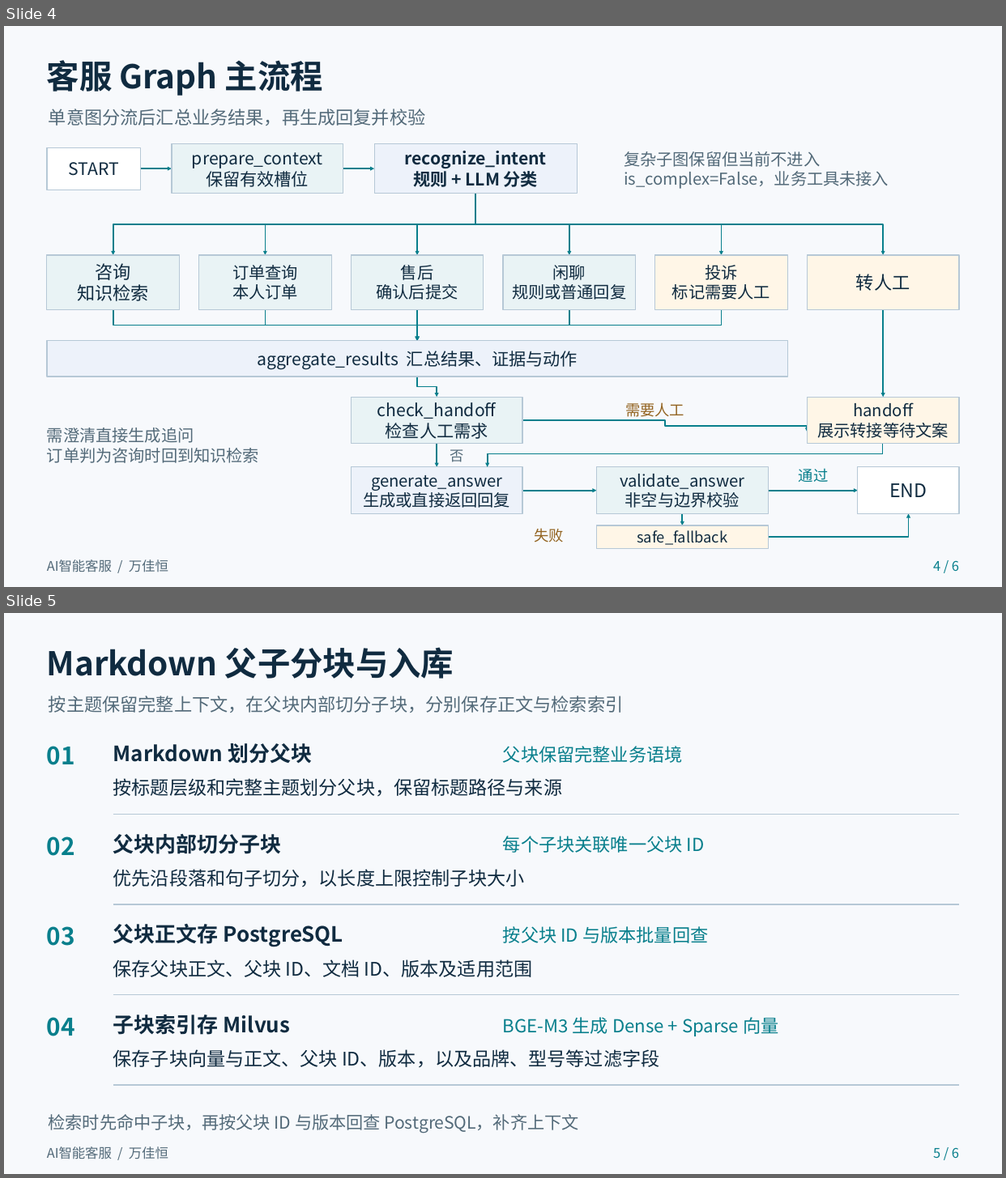
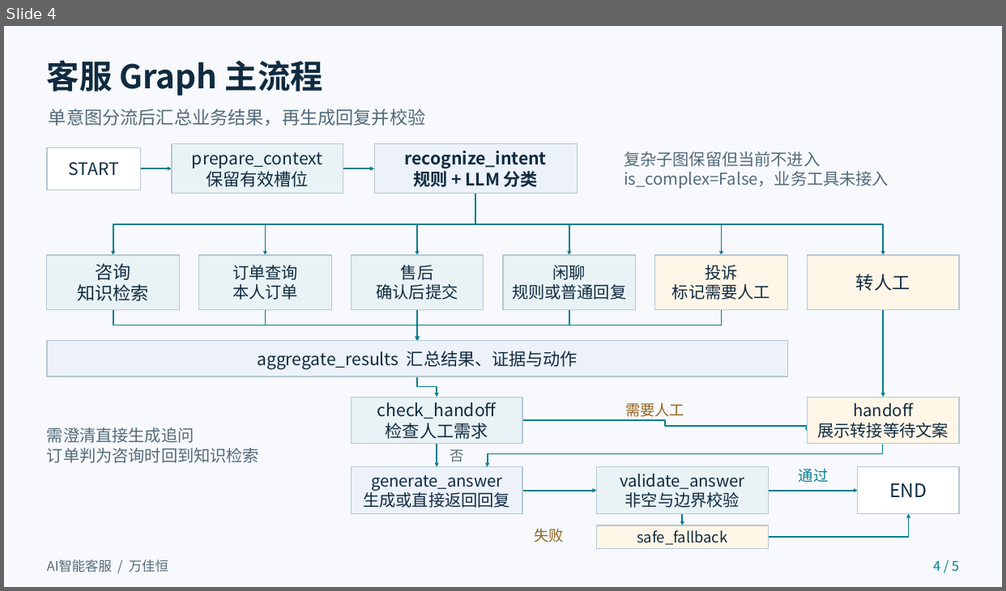
Before and after one commit to jakiewan/-, a slide deck: diagram/AI智能客服-AF06-万佳恒.pptx. Shown one above the other, each under a label of ours: slides 4 and 5 before the commit, slide 4 after it. The pictures are 1006x1178 and 1006x591 pixels, drawn with LibreOffice and Linux fonts; fonts in the diff are those of the drawing. Boxes give left, top, right and bottom in pixels: in the first picture for what was removed or moved away, otherwise in the second. Text is boxed around its words. In the diff, an @@ line names an element or a change of style, - is before the commit and + after.

```diff
--- a/diagram/AI智能客服-AF06-万佳恒.pptx
+++ b/diagram/AI智能客服-AF06-万佳恒.pptx
@@ slide 5 removed at <box>4,613,1002,1174</box>, background #F7F9FC @@
@@ text removed at <box>47,647,454,679</box> @@
-Markdown 父子分块与入库
@@ text removed at <box>49,696,624,713</box> @@
-按主题保留完整上下文，在父块内部切分子块，分别保存正文与检索索引
@@ text removed at <box>47,746,75,765</box> @@
-01
@@ text removed at <box>113,743,313,764</box> @@
-Markdown 划分父块
@@ text removed at <box>503,746,683,763</box> @@
-父块保留完整业务语境
@@ text removed at <box>113,778,562,797</box> @@
-按标题层级和完整主题划分父块，保留标题路径与来源
@@ line removed from (113, 815) to (959, 815) @@
@@ text removed at <box>47,837,75,856</box> @@
-02
@@ text removed at <box>113,834,282,854</box> @@
-父块内部切分子块
@@ text removed at <box>503,836,705,853</box> @@
-每个子块关联唯一父块 ID
@@ text removed at <box>113,869,525,888</box> @@
-优先沿段落和句子切分，以长度上限控制子块大小
@@ text removed at <box>47,926,75,946</box> @@
-03
@@ line removed from (113, 905) to (959, 905) @@
@@ text removed at <box>113,924,343,948</box> @@
-父块正文存 PostgreSQL
@@ text removed at <box>503,926,708,943</box> @@
-按父块 ID 与版本批量回查
@@ text removed at <box>113,960,532,977</box> @@
-保存父块正文、父块 ID、文档 ID、版本及适用范围
@@ line removed from (113, 995) to (959, 995) @@
@@ text removed at <box>47,1017,75,1037</box> @@
-04
@@ text removed at <box>113,1015,291,1035</box> @@
-子块索引存 Milvus
@@ text removed at <box>503,1017,778,1037</box> @@
-BGE-M3 生成 Dense + Sparse 向量
@@ text removed at <box>113,1050,659,1068</box> @@
-保存子块向量与正文、父块 ID、版本，以及品牌、型号等过滤字段
@@ line removed from (113, 1085) to (959, 1085) @@
@@ text removed at <box>49,1114,578,1134</box> @@
-检索时先命中子块，再按父块 ID 与版本回查 PostgreSQL，补齐上下文
@@ text removed at <box>47,1147,168,1160</box> @@
-AI智能客服 / 万佳恒
@@ text removed at <box>933,1148,959,1158</box> @@
-5 / 6
@@ slide 4 changed as well @@
@@ text at <box>933,561,959,571</box>: text changed @@
-4 / 6
+4 / 5
```
Also in this commit, not shown: 4 other slides changed, 10 other files.
